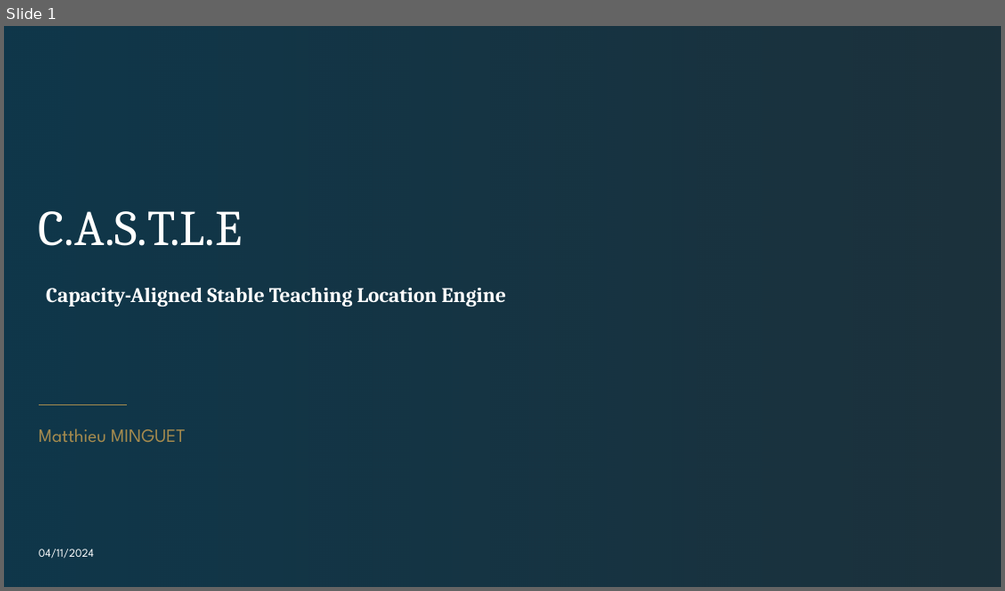
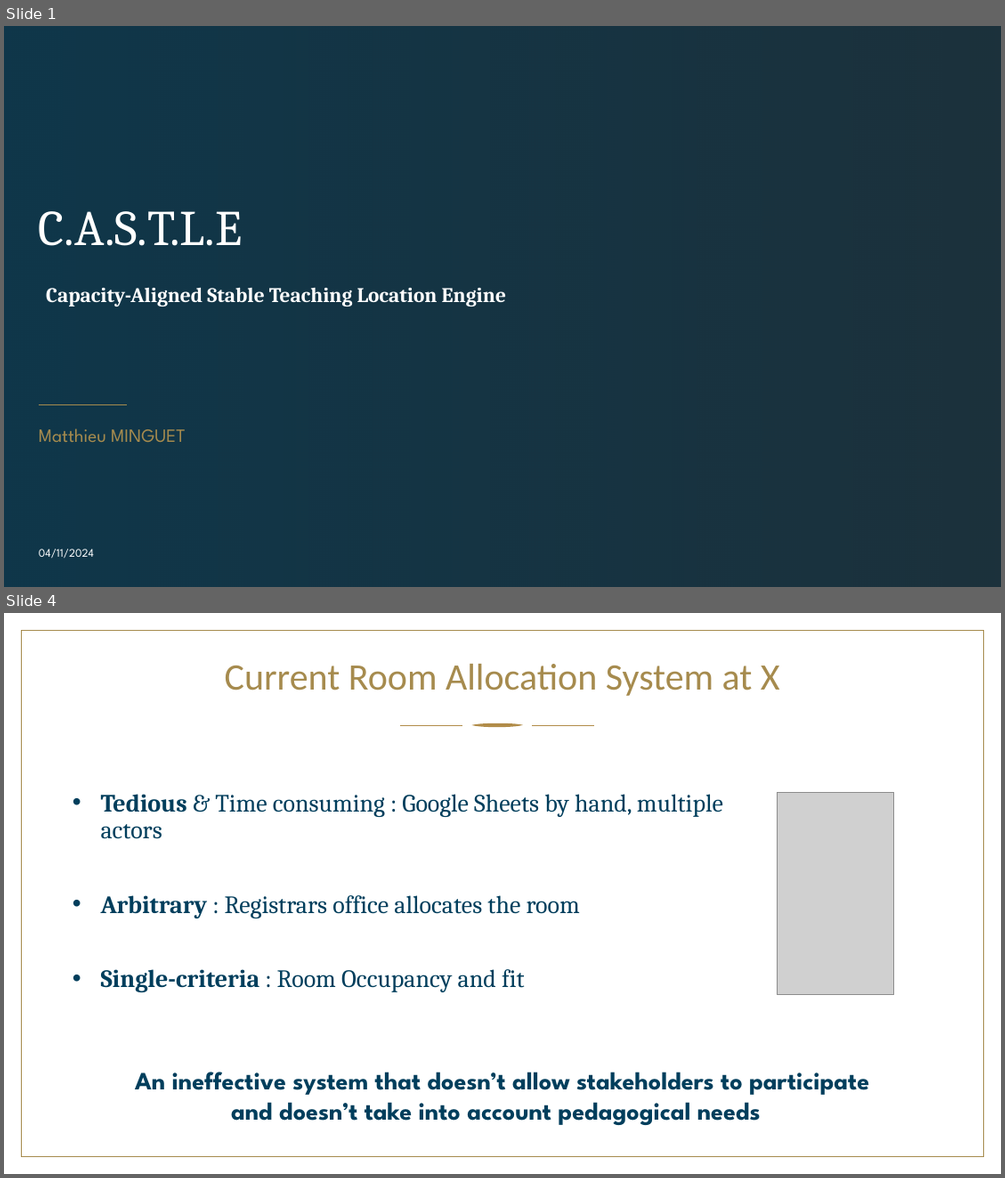
Before and after one commit to Mttmin/classroom_allocation, a slide deck: Pitch final Minguet.pptx. Shown one above the other, each under a label of ours: slide 1 before the commit, slides 1 and 4 after it; the slides between them are not shown. The pictures are 1005x591 and 1005x1178 pixels, drawn with LibreOffice and Linux fonts; fonts in the diff are those of the drawing; grey boxes stand for pictures; background and template pictures are left out; a plain dark background stands for a picture behind light text. Boxes give left, top, right and bottom in pixels: in the first picture for what was removed or moved away, otherwise in the second. Text is boxed around its words. In the diff, an @@ line names an element or a change of style, - is before the commit and + after.

```diff
--- a/Pitch final Minguet.pptx
+++ b/Pitch final Minguet.pptx
@@ slide 4 added at (x1=4, y1=613, x2=1001, y2=1174), background picture (left out) @@
@@ rectangle added at (x1=22, y1=630, x2=984, y2=1157), fill #FFFFFF, outline #A68B4E 0.75 pt @@
@@ title added at (x1=225, y1=664, x2=780, y2=696), 36 pt, text #A68B4E @@
+Current Room Allocation System at X
@@ freeform shape added at (x1=400, y1=725, x2=462, y2=726), fill #B18C49 @@
@@ freeform shape added at (x1=471, y1=723, x2=522, y2=728), fill #B18C49 @@
@@ freeform shape added at (x1=532, y1=725, x2=594, y2=726), fill #B18C49 @@
@@ text added at (x1=101, y1=794, x2=723, y2=992), 24 pt, text #003E5C @@
+• Tedious & Time consuming : Google Sheets by hand, multiple actors
+• Arbitrary : Registrars office allocates the room
+• Single-criteria : Room Occupancy and fit
@@ picture added at (x1=777, y1=793, x2=894, y2=995) @@
@@ text added at (x1=135, y1=1071, x2=869, y2=1125), 24 pt, text #003E5C, bold @@
+An ineffective system that doesn’t allow stakeholders to participate
+and doesn’t take into account pedagogical needs
```
Also in this commit, not shown: 1 slide changed, 13 other slides added, 1 other file.
